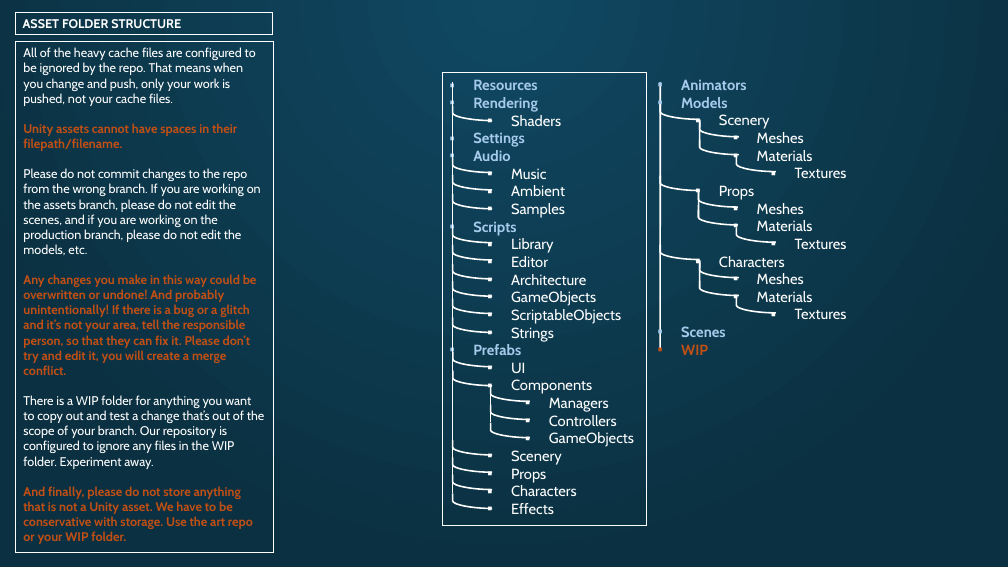
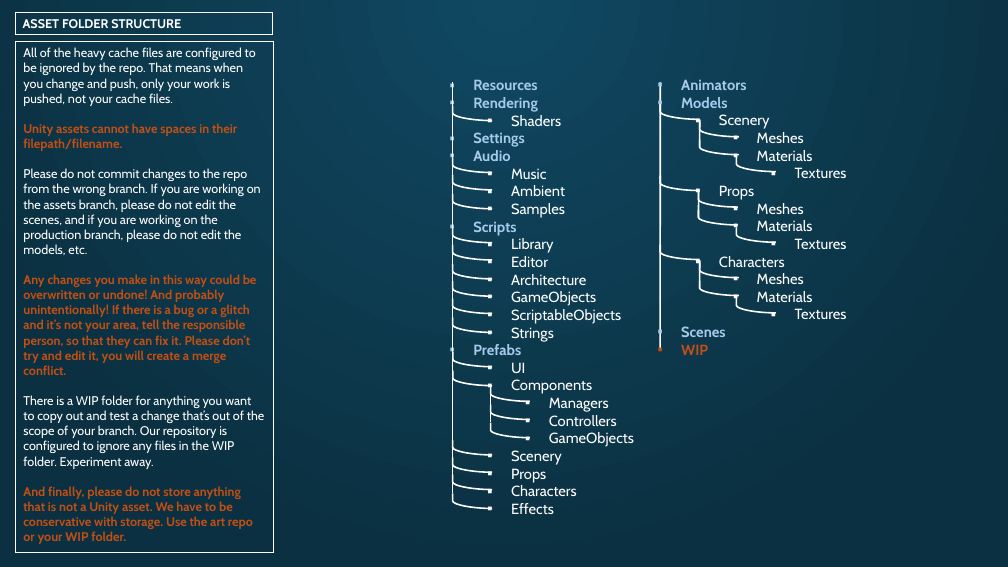
Before and after one commit to bu-teamh/GSP-Art-Collection, a slide deck: slide 21 of Samuel/GitHub Cheatsheet.pptx. Drawn at 1008x567 pixels with LibreOffice and Linux fonts; fonts in the diff are those of the drawing. Boxes give left, top, right and bottom in pixels: in the first picture for what was removed or moved away, otherwise in the second. Text is boxed around its words. In the diff, an @@ line names an element or a change of style, - is before the commit and + after.

```diff
--- a/Samuel/GitHub Cheatsheet.pptx
+++ b/Samuel/GitHub Cheatsheet.pptx
@@ text "Resources": place and size @@
-text "Resources" at (442,73,647,526)
+text "Resources" at (473,79,634,514)
@@ text "Resources" at (473,79,634,514): outline #FFFFFF 0.75 pt to none @@
```
